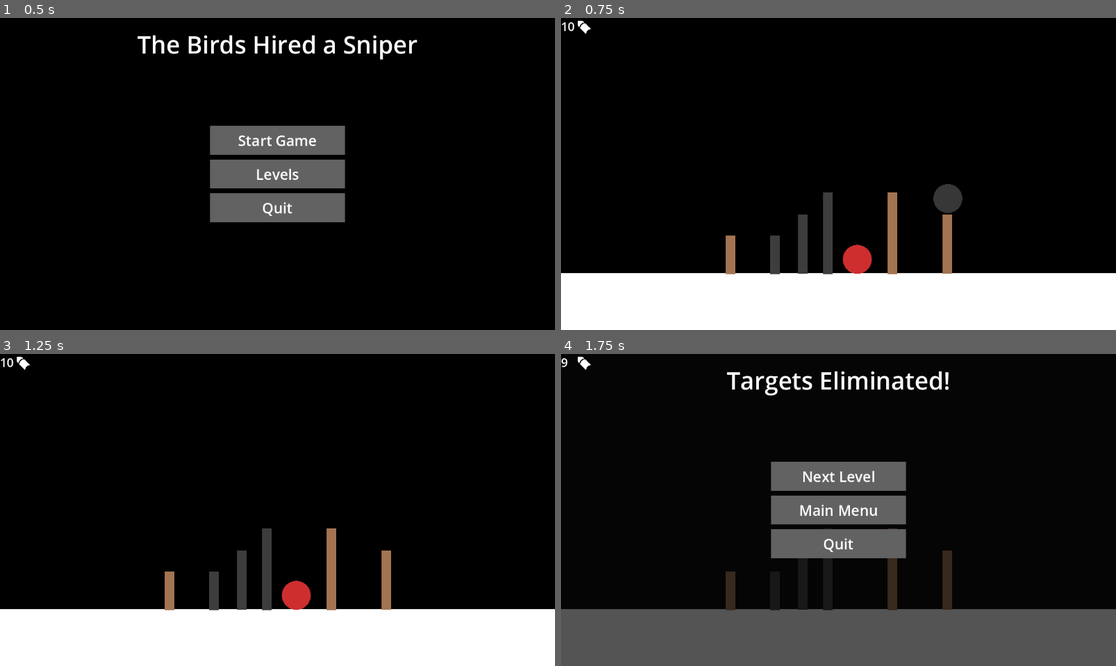
Above: before the commit, frames 1-4 (two rows, left to right).
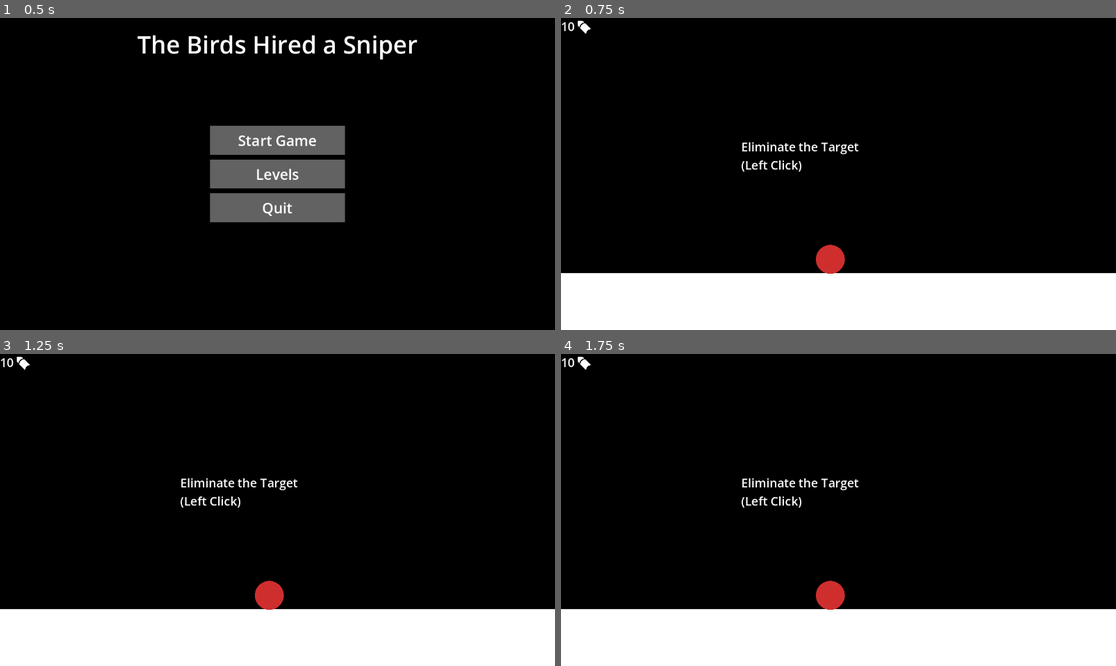
Above: after the commit, the same moments.

Repository: 101zh/jumpstart
Game: Godot game, scene res://gameobjects/MainMenu.tscn
Two runs of this game, one before a commit and one after it. Both use one fixed random seed, a clock stepped at 60 frames per second and the inputs below.
Inputs (mouse positions are in pixels of both pictures, inside the frame that each line leads up to):
- Up to frame 1 (0.5 s): no input
- Up to frame 2 (0.75 s): click "Start Game" at 0.5 s
- Up to frame 3 (1.25 s): no input
- Up to frame 4 (1.75 s): tap Enter at 1.25 s; move the mouse to (855, 594) at 1.27 s; click (855, 594) at 1.42 s

Frame 1 is identical in both runs. In frame 2, 3.5% of the frame differs, in the area x 29-73%, y 39-83%; in frame 3, 3.1%; in frame 4, 27%, in the area x 0-100%, y 1-100%.

Commit message:
create some levels

Diff:
--- a/scenes/Levels/1.tscn
+++ b/scenes/Levels/1.tscn
@@ -1,16 +1,9 @@
-[gd_scene load_steps=14 format=3 uid="uid://xyfc5y0ojsgh"]
+[gd_scene load_steps=7 format=3 uid="uid://xyfc5y0ojsgh"]
 
 [ext_resource type="PackedScene" uid="uid://dk3m8yiyy7mbs" path="res://gameobjects/Enemy.tscn" id="1_0d6la"]
 [ext_resource type="PackedScene" uid="uid://hp67lgdqe4o0" path="res://gameobjects/PauseMenu.tscn" id="1_uo1kc"]
-[ext_resource type="PackedScene" uid="uid://d0mdlixr700io" path="res://gameobjects/Logs/LongLog.tscn" id="3_iscks"]
 [ext_resource type="PackedScene" uid="uid://dj0i3ilb0em5e" path="res://gameobjects/LevelCompleteMenu.tscn" id="5_tmr42"]
 [ext_resource type="Texture2D" uid="uid://cqkpstk3ab03o" path="res://scripts/bullet_icon.png" id="6_fua1t"]
-[ext_resource type="PackedScene" uid="uid://se5tqd4uybrx" path="res://gameobjects/Logs/MediumLog.tscn" id="6_ob4th"]
-[ext_resource type="PackedScene" uid="uid://sbwpjuxunt7m" path="res://gameobjects/ShieldedEnemy.tscn" id="7_2lpc5"]
-[ext_resource type="PackedScene" uid="uid://dg3txsdel0lyq" path="res://gameobjects/Logs/ShieldedLongLog.tscn" id="7_d1fr2"]
-[ext_resource type="PackedScene" uid="uid://cij0pk5ot36v5" path="res://gameobjects/Logs/ShieldedMediumLog.tscn" id="8_m56h5"]
-[ext_resource type="PackedScene" uid="uid://bvne8qxuy3qxb" path="res://gameobjects/Logs/ShieldedShortLog.tscn" id="9_y8faq"]
-[ext_resource type="PackedScene" uid="uid://cedn7npun3ndo" path="res://gameobjects/Logs/ShortLog.tscn" id="10_44aji"]
 
 [sub_resource type="CanvasTexture" id="CanvasTexture_myinc"]
 
@@ -19,6 +12,15 @@
 [node name="Node2D" type="Node2D"]
 
 [node name="CanvasLayer" type="CanvasLayer" parent="."]
+
+[node name="Message" type="Label" parent="CanvasLayer"]
+offset_left = 374.0
+offset_top = 250.0
+offset_right = 722.0
+offset_bottom = 362.0
+theme_override_font_sizes/font_size = 25
+text = "Eliminate the Target
+(Left Click)"
 
 [node name="LevelCompleteMenu" parent="CanvasLayer" instance=ExtResource("5_tmr42")]
 bullet_count = 10
@@ -56,25 +58,4 @@
 shape = SubResource("WorldBoundaryShape2D_myinc")
 
 [node name="Enemy" parent="." instance=ExtResource("1_0d6la")]
-position = Vector2(615, 495)
-
-[node name="Log" parent="." instance=ExtResource("3_iscks")]
-position = Vector2(688, 437)
-
-[node name="Log2" parent="." instance=ExtResource("6_ob4th")]
-position = Vector2(802, 467)
-
-[node name="Log3" parent="." instance=ExtResource("7_d1fr2")]
-position = Vector2(554, 439)
-
-[node name="Log4" parent="." instance=ExtResource("8_m56h5")]
-position = Vector2(502, 463)
-
-[node name="Log5" parent="." instance=ExtResource("9_y8faq")]
-position = Vector2(444, 484)
-
-[node name="Log6" parent="." instance=ExtResource("10_44aji")]
-position = Vector2(352, 482)
-
-[node name="ShieldedEnemy" parent="." instance=ExtResource("7_2lpc5")]
-position = Vector2(803, 357)
+position = Vector2(559, 495)
--- /dev/null
+++ b/scenes/Levels/2.tscn
@@ -0,0 +1,78 @@
+[gd_scene load_steps=8 format=3 uid="uid://dk881hjb8h05j"]
+
+[ext_resource type="PackedScene" uid="uid://dj0i3ilb0em5e" path="res://gameobjects/LevelCompleteMenu.tscn" id="1_kq1h3"]
+[ext_resource type="PackedScene" uid="uid://hp67lgdqe4o0" path="res://gameobjects/PauseMenu.tscn" id="2_n2hil"]
+[ext_resource type="Texture2D" uid="uid://cqkpstk3ab03o" path="res://scripts/bullet_icon.png" id="3_qt8dm"]
+[ext_resource type="PackedScene" uid="uid://sbwpjuxunt7m" path="res://gameobjects/ShieldedEnemy.tscn" id="4_kq1h3"]
+
+[sub_resource type="CanvasTexture" id="CanvasTexture_myinc"]
+
+[sub_resource type="WorldBoundaryShape2D" id="WorldBoundaryShape2D_myinc"]
+
+[sub_resource type="RectangleShape2D" id="RectangleShape2D_kq1h3"]
+size = Vector2(1425.86, 155.429)
+
+[node name="Node2D" type="Node2D"]
+
+[node name="CanvasLayer" type="CanvasLayer" parent="."]
+
+[node name="Message" type="Label" parent="CanvasLayer"]
+offset_left = 110.0
+offset_top = 248.0
+offset_right = 453.0
+offset_bottom = 321.0
+theme_override_font_sizes/font_size = 25
+text = "This one's wearing a shield.
+Drop'm"
+
+[node name="LevelCompleteMenu" parent="CanvasLayer" instance=ExtResource("1_kq1h3")]
+bullet_count = 10
+
+[node name="PauseMenu" parent="CanvasLayer" instance=ExtResource("2_n2hil")]
+visible = false
+
+[node name="BulletNumber" type="Label" parent="CanvasLayer"]
+offset_right = 137.0
+offset_bottom = 50.0
+theme_override_font_sizes/font_size = 25
+text = "1"
+
+[node name="BulletIcon" type="Sprite2D" parent="CanvasLayer"]
+position = Vector2(48, 19)
+texture = ExtResource("3_qt8dm")
+
+[node name="Background" type="Sprite2D" parent="."]
+modulate = Color(0, 0, 0, 1)
+z_index = -10
+position = Vector2(573, 291)
+scale = Vector2(1246, 682)
+texture = SubResource("CanvasTexture_myinc")
+
+[node name="Ground" type="Sprite2D" parent="."]
+position = Vector2(540, 622.75)
+scale = Vector2(1450, 184.5)
+texture = SubResource("CanvasTexture_myinc")
+
+[node name="StaticBody2D" type="StaticBody2D" parent="Ground"]
+position = Vector2(0.0131034, -0.49729)
+scale = Vector2(0.000689655, 0.00542006)
+
+[node name="CollisionShape2D" type="CollisionShape2D" parent="Ground/StaticBody2D"]
+shape = SubResource("WorldBoundaryShape2D_myinc")
+
+[node name="Ground2" type="Sprite2D" parent="."]
+position = Vector2(930, 545)
+scale = Vector2(638, 340)
+texture = SubResource("CanvasTexture_myinc")
+
+[node name="StaticBody2D" type="StaticBody2D" parent="Ground2"]
+position = Vector2(0.0131034, -0.49729)
+scale = Vector2(0.000689655, 0.00542006)
+
+[node name="CollisionShape2D" type="CollisionShape2D" parent="Ground2/StaticBody2D"]
+position = Vector2(-29.6589, 77.5249)
+scale = Vector2(1, 1)
+shape = SubResource("RectangleShape2D_kq1h3")
+
+[node name="ShieldedEnemy" parent="." instance=ExtResource("4_kq1h3")]
+position = Vector2(621, 341)
--- /dev/null
+++ b/scenes/Levels/3.tscn
@@ -0,0 +1,103 @@
+[gd_scene load_steps=9 format=3 uid="uid://cugf2sdhbnn52"]
+
+[ext_resource type="Texture2D" uid="uid://cqkpstk3ab03o" path="res://scripts/bullet_icon.png" id="3_8e26i"]
+[ext_resource type="PackedScene" uid="uid://hp67lgdqe4o0" path="res://gameobjects/PauseMenu.tscn" id="4_2pdtq"]
+[ext_resource type="PackedScene" uid="uid://sbwpjuxunt7m" path="res://gameobjects/ShieldedEnemy.tscn" id="4_witni"]
+[ext_resource type="PackedScene" uid="uid://dj0i3ilb0em5e" path="res://gameobjects/LevelCompleteMenu.tscn" id="5_cav1m"]
+[ext_resource type="PackedScene" uid="uid://d0mdlixr700io" path="res://gameobjects/Logs/LongLog.tscn" id="5_witni"]
+
+[sub_resource type="CanvasTexture" id="CanvasTexture_myinc"]
+
+[sub_resource type="WorldBoundaryShape2D" id="WorldBoundaryShape2D_myinc"]
+
+[sub_resource type="CanvasTexture" id="CanvasTexture_8e26i"]
+
+[node name="Node2D" type="Node2D"]
+
+[node name="CanvasLayer" type="CanvasLayer" parent="."]
+
+[node name="Message" type="Label" parent="CanvasLayer"]
+offset_left = 110.0
+offset_top = 248.0
+offset_right = 453.0
+offset_bottom = 315.0
+theme_override_font_sizes/font_size = 25
+text = "Drop'm again"
+
+[node name="LevelCompleteMenu" parent="CanvasLayer" instance=ExtResource("5_cav1m")]
+bullet_count = 10
+
+[node name="PauseMenu" parent="CanvasLayer" instance=ExtResource("4_2pdtq")]
+visible = false
+
+[node name="BulletNumber" type="Label" parent="CanvasLayer"]
+offset_right = 137.0
+offset_bottom = 50.0
+theme_override_font_sizes/font_size = 25
+text = "1"
+
+[node name="BulletIcon" type="Sprite2D" parent="CanvasLayer"]
+position = Vector2(48, 19)
+texture = ExtResource("3_8e26i")
+
+[node name="Background" type="Sprite2D" parent="."]
+modulate = Color(0, 0, 0, 1)
+z_index = -10
+position = Vector2(573, 291)
+scale = Vector2(1246, 682)
+texture = SubResource("CanvasTexture_myinc")
+
+[node name="Ground" type="Sprite2D" parent="."]
+position = Vector2(540, 622.75)
+scale = Vector2(1450, 184.5)
+texture = SubResource("CanvasTexture_myinc")
+
+[node name="StaticBody2D" type="StaticBody2D" parent="Ground"]
+position = Vector2(0.0131034, -0.49729)
+scale = Vector2(0.000689655, 0.00542006)
+
+[node name="CollisionShape2D" type="CollisionShape2D" parent="Ground/StaticBody2D"]
+shape = SubResource("WorldBoundaryShape2D_myinc")
+
+[node name="StaticBody2D" type="StaticBody2D" parent="."]
+position = Vector2(607, 81)
+
+[node name="Sprite2D" type="Sprite2D" parent="StaticBody2D"]
+position = Vector2(8.25006, 93.1249)
+scale = Vector2(17.5001, 187.25)
+texture = SubResource("CanvasTexture_8e26i")
+
+[node name="Sprite2D6" type="Sprite2D" parent="StaticBody2D"]
+position = Vector2(119, -79.9999)
+scale = Vector2(17.5001, 187.25)
+texture = SubResource("CanvasTexture_8e26i")
+
+[node name="Sprite2D3" type="Sprite2D" parent="StaticBody2D"]
+position = Vector2(228, 92.7499)
+scale = Vector2(17.5001, 187.25)
+texture = SubResource("CanvasTexture_8e26i")
+
+[node name="Sprite2D2" type="Sprite2D" parent="StaticBody2D"]
+position = Vector2(117.75, 8.12499)
+scale = Vector2(236.5, 17.25)
+texture = SubResource("CanvasTexture_8e26i")
+
+[node name="Sprite2D4" type="Sprite2D" parent="StaticBody2D"]
+position = Vector2(22.3752, 177.75)
+scale = Vector2(45.2499, 17.25)
+texture = SubResource("CanvasTexture_8e26i")
+
+[node name="Sprite2D5" type="Sprite2D" parent="StaticBody2D"]
+position = Vector2(214.625, 177.75)
+scale = Vector2(43.2499, 17.25)
+texture = SubResource("CanvasTexture_8e26i")
+
+[node name="CollisionPolygon2D" type="CollisionPolygon2D" parent="StaticBody2D"]
+polygon = PackedVector2Array(-1, -1, -1, 187, 44, 186, 44, 169, 18, 170, 17, 16, 219, 16, 220, 169, 192, 170, 194, 186, 236, 186, 236, -1)
+
+[node name="ShieldedEnemy" parent="." instance=ExtResource("4_witni")]
+position = Vector2(725, 194)
+
+[node name="Log" parent="." instance=ExtResource("5_witni")]
+position = Vector2(722, 238)
+rotation = 1.5708
--- /dev/null
+++ b/scenes/Levels/4.tscn
@@ -0,0 +1,81 @@
+[gd_scene load_steps=9 format=3 uid="uid://dh856ni2i8a00"]
+
+[ext_resource type="PackedScene" uid="uid://dj0i3ilb0em5e" path="res://gameobjects/LevelCompleteMenu.tscn" id="1_r6aoa"]
+[ext_resource type="PackedScene" uid="uid://hp67lgdqe4o0" path="res://gameobjects/PauseMenu.tscn" id="2_nqtln"]
+[ext_resource type="Texture2D" uid="uid://cqkpstk3ab03o" path="res://scripts/bullet_icon.png" id="3_vloth"]
+[ext_resource type="PackedScene" uid="uid://sbwpjuxunt7m" path="res://gameobjects/ShieldedEnemy.tscn" id="4_1cs4k"]
+[ext_resource type="PackedScene" uid="uid://dg3txsdel0lyq" path="res://gameobjects/Logs/ShieldedLongLog.tscn" id="5_r6aoa"]
+
+[sub_resource type="CanvasTexture" id="CanvasTexture_myinc"]
+
+[sub_resource type="WorldBoundaryShape2D" id="WorldBoundaryShape2D_myinc"]
+
+[sub_resource type="RectangleShape2D" id="RectangleShape2D_kq1h3"]
+size = Vector2(1446.32, 155.429)
+
+[node name="Node2D" type="Node2D"]
+
+[node name="CanvasLayer" type="CanvasLayer" parent="."]
+
+[node name="Message" type="Label" parent="CanvasLayer"]
+offset_left = 694.0
+offset_top = 103.0
+offset_right = 1037.0
+offset_bottom = 176.0
+theme_override_font_sizes/font_size = 25
+text = "This log won't break.
+Drop it on'm again"
+
+[node name="LevelCompleteMenu" parent="CanvasLayer" instance=ExtResource("1_r6aoa")]
+bullet_count = 10
+
+[node name="PauseMenu" parent="CanvasLayer" instance=ExtResource("2_nqtln")]
+visible = false
+
+[node name="BulletNumber" type="Label" parent="CanvasLayer"]
+offset_right = 137.0
+offset_bottom = 50.0
+theme_override_font_sizes/font_size = 25
+text = "1"
+
+[node name="BulletIcon" type="Sprite2D" parent="CanvasLayer"]
+position = Vector2(48, 19)
+texture = ExtResource("3_vloth")
+
+[node name="Background" type="Sprite2D" parent="."]
+modulate = Color(0, 0, 0, 1)
+z_index = -10
+position = Vector2(573, 291)
+scale = Vector2(1246, 682)
+texture = SubResource("CanvasTexture_myinc")
+
+[node name="Ground" type="Sprite2D" parent="."]
+position = Vector2(540, 622.75)
+scale = Vector2(1450, 184.5)
+texture = SubResource("CanvasTexture_myinc")
+
+[node name="StaticBody2D" type="StaticBody2D" parent="Ground"]
+position = Vector2(0.0131034, -0.49729)
+scale = Vector2(0.000689655, 0.00542006)
+
+[node name="CollisionShape2D" type="CollisionShape2D" parent="Ground/StaticBody2D"]
+shape = SubResource("WorldBoundaryShape2D_myinc")
+
+[node name="Ground2" type="Sprite2D" parent="."]
+position = Vector2(181, 532)
+scale = Vector2(638, 340)
+texture = SubResource("CanvasTexture_myinc")
+
+[node name="StaticBody2D" type="StaticBody2D" parent="Ground2"]
+position = Vector2(0.0131034, -0.49729)
+scale = Vector2(0.000689655, 0.00542006)
+
+[node name="CollisionShape2D" type="CollisionShape2D" parent="Ground2/StaticBody2D"]
+position = Vector2(-19.4307, 77.5249)
+shape = SubResource("RectangleShape2D_kq1h3")
+
+[node name="ShieldedEnemy" parent="." instance=ExtResource("4_1cs4k")]
+position = Vector2(607, 500)
+
+[node name="Log" parent="." instance=ExtResource("5_r6aoa")]
+position = Vector2(488, 276)
--- /dev/null
+++ b/scenes/Levels/5.tscn
@@ -0,0 +1,134 @@
+[gd_scene load_steps=10 format=3 uid="uid://ywmg766hwc78"]
+
+[ext_resource type="PackedScene" uid="uid://dj0i3ilb0em5e" path="res://gameobjects/LevelCompleteMenu.tscn" id="1_ihb1o"]
+[ext_resource type="PackedScene" uid="uid://hp67lgdqe4o0" path="res://gameobjects/PauseMenu.tscn" id="2_gib0q"]
+[ext_resource type="Texture2D" uid="uid://cqkpstk3ab03o" path="res://scripts/bullet_icon.png" id="3_bpyfk"]
+[ext_resource type="PackedScene" uid="uid://d0mdlixr700io" path="res://gameobjects/Logs/LongLog.tscn" id="4_gib0q"]
+[ext_resource type="PackedScene" uid="uid://dk3m8yiyy7mbs" path="res://gameobjects/Enemy.tscn" id="6_gib0q"]
+
+[sub_resource type="CanvasTexture" id="CanvasTexture_myinc"]
+
+[sub_resource type="WorldBoundaryShape2D" id="WorldBoundaryShape2D_myinc"]
+
+[sub_resource type="RectangleShape2D" id="RectangleShape2D_kq1h3"]
+size = Vector2(1446.32, 155.429)
+
+[sub_resource type="CanvasTexture" id="CanvasTexture_ihb1o"]
+
+[node name="Node2D" type="Node2D"]
+
+[node name="CanvasLayer" type="CanvasLayer" parent="."]
+
+[node name="Message" type="Label" parent="CanvasLayer"]
+offset_left = 103.0
+offset_top = 88.0
+offset_right = 409.0
+offset_bottom = 161.0
+theme_override_font_sizes/font_size = 25
+text = "Remember to check how
+many bullets you have"
+
+[node name="LevelCompleteMenu" parent="CanvasLayer" instance=ExtResource("1_ihb1o")]
+bullet_count = 4
+
+[node name="PauseMenu" parent="CanvasLayer" instance=ExtResource("2_gib0q")]
+visible = false
+
+[node name="BulletNumber" type="Label" parent="CanvasLayer"]
+offset_right = 137.0
+offset_bottom = 50.0
+theme_override_font_sizes/font_size = 25
+text = "1"
+
+[node name="BulletIcon" type="Sprite2D" parent="CanvasLayer"]
+position = Vector2(48, 19)
+texture = ExtResource("3_bpyfk")
+
+[node name="Background" type="Sprite2D" parent="."]
+modulate = Color(0, 0, 0, 1)
+z_index = -10
+position = Vector2(573, 291)
+scale = Vector2(1246, 682)
+texture = SubResource("CanvasTexture_myinc")
+
+[node name="Ground" type="Sprite2D" parent="."]
+position = Vector2(540, 622.75)
+scale = Vector2(1450, 184.5)
+texture = SubResource("CanvasTexture_myinc")
+
+[node name="StaticBody2D" type="StaticBody2D" parent="Ground"]
+position = Vector2(0.0131034, -0.49729)
+scale = Vector2(0.000689655, 0.00542006)
+
+[node name="CollisionShape2D" type="CollisionShape2D" parent="Ground/StaticBody2D"]
+shape = SubResource("WorldBoundaryShape2D_myinc")
+
+[node name="Ground2" type="Sprite2D" parent="."]
+position = Vector2(181, 532)
+scale = Vector2(638, 340)
+texture = SubResource("CanvasTexture_myinc")
+
+[node name="StaticBody2D" type="StaticBody2D" parent="Ground2"]
+position = Vector2(0.0131034, -0.49729)
+scale = Vector2(0.000689655, 0.00542006)
+
+[node name="CollisionShape2D" type="CollisionShape2D" parent="Ground2/StaticBody2D"]
+position = Vector2(-19.4307, 77.5249)
+shape = SubResource("RectangleShape2D_kq1h3")
+
+[node name="Log2" parent="." instance=ExtResource("4_gib0q")]
+position = Vector2(726, 237)
+rotation = 1.5708
+
+[node name="Log3" parent="." instance=ExtResource("4_gib0q")]
+position = Vector2(726, 216)
+rotation = 1.5708
+
+[node name="Log4" parent="." instance=ExtResource("4_gib0q")]
+position = Vector2(726, 195)
+rotation = 1.5708
+
+[node name="StaticBody2D" type="StaticBody2D" parent="."]
+position = Vector2(607, 81)
+
+[node name="Sprite2D" type="Sprite2D" parent="StaticBody2D"]
+position = Vector2(8.25006, 93.1249)
+scale = Vector2(17.5001, 187.25)
+texture = SubResource("CanvasTexture_ihb1o")
+
+[node name="Sprite2D6" type="Sprite2D" parent="StaticBody2D"]
+position = Vector2(119, -79.9999)
+scale = Vector2(17.5001, 187.25)
+texture = SubResource("CanvasTexture_ihb1o")
+
+[node name="Sprite2D3" type="Sprite2D" parent="StaticBody2D"]
+position = Vector2(228, 92.7499)
+scale = Vector2(17.5001, 187.25)
+texture = SubResource("CanvasTexture_ihb1o")
+
+[node name="Sprite2D2" type="Sprite2D" parent="StaticBody2D"]
+position = Vector2(117.75, 8.12499)
+scale = Vector2(236.5, 17.25)
+texture = SubResource("CanvasTexture_ihb1o")
+
+[node name="Sprite2D4" type="Sprite2D" parent="StaticBody2D"]
+position = Vector2(22.3752, 177.75)
+scale = Vector2(45.2499, 17.25)
+texture = SubResource("CanvasTexture_ihb1o")
+
+[node name="Sprite2D5" type="Sprite2D" parent="StaticBody2D"]
+position = Vector2(214.625, 177.75)
+scale = Vector2(43.2499, 17.25)
+texture = SubResource("CanvasTexture_ihb1o")
+
+[node name="CollisionPolygon2D" type="CollisionPolygon2D" parent="StaticBody2D"]
+polygon = PackedVector2Array(-1, -1, -1, 187, 44, 186, 44, 169, 18, 170, 17, 16, 219, 16, 220, 169, 192, 170, 194, 186, 236, 186, 236, -1)
+
+[node name="Enemy" parent="." instance=ExtResource("6_gib0q")]
+position = Vector2(726, 153)
+
+[node name="Enemy2" parent="." instance=ExtResource("6_gib0q")]
+position = Vector2(479, 331)
+
+[node name="Enemy3" parent="." instance=ExtResource("6_gib0q")]
+position = Vector2(980, 498)
--- /dev/null
+++ b/scenes/Levels/Testing.tscn
@@ -0,0 +1,80 @@
+[gd_scene load_steps=14 format=3 uid="uid://qmvnncbo7gdc"]
+
+[ext_resource type="PackedScene" uid="uid://dj0i3ilb0em5e" path="res://gameobjects/LevelCompleteMenu.tscn" id="1_dp14p"]
+[ext_resource type="PackedScene" uid="uid://hp67lgdqe4o0" path="res://gameobjects/PauseMenu.tscn" id="2_f35vw"]
+[ext_resource type="Texture2D" uid="uid://cqkpstk3ab03o" path="res://scripts/bullet_icon.png" id="3_wwp8t"]
+[ext_resource type="PackedScene" uid="uid://dk3m8yiyy7mbs" path="res://gameobjects/Enemy.tscn" id="4_lg7gw"]
+[ext_resource type="PackedScene" uid="uid://d0mdlixr700io" path="res://gameobjects/Logs/LongLog.tscn" id="5_22yrv"]
+[ext_resource type="PackedScene" uid="uid://se5tqd4uybrx" path="res://gameobjects/Logs/MediumLog.tscn" id="6_w6gs3"]
+[ext_resource type="PackedScene" uid="uid://dg3txsdel0lyq" path="res://gameobjects/Logs/ShieldedLongLog.tscn" id="7_m6dc1"]
+[ext_resource type="PackedScene" uid="uid://cij0pk5ot36v5" path="res://gameobjects/Logs/ShieldedMediumLog.tscn" id="8_8j0ra"]
+[ext_resource type="PackedScene" uid="uid://bvne8qxuy3qxb" path="res://gameobjects/Logs/ShieldedShortLog.tscn" id="9_7r0o2"]
+[ext_resource type="PackedScene" uid="uid://cedn7npun3ndo" path="res://gameobjects/Logs/ShortLog.tscn" id="10_j3njt"]
+[ext_resource type="PackedScene" uid="uid://sbwpjuxunt7m" path="res://gameobjects/ShieldedEnemy.tscn" id="11_67mdo"]
+
+[sub_resource type="CanvasTexture" id="CanvasTexture_myinc"]
+
+[sub_resource type="WorldBoundaryShape2D" id="WorldBoundaryShape2D_myinc"]
+
+[node name="Node2D" type="Node2D"]
+
+[node name="CanvasLayer" type="CanvasLayer" parent="."]
+
+[node name="LevelCompleteMenu" parent="CanvasLayer" instance=ExtResource("1_dp14p")]
+bullet_count = 10
+
+[node name="PauseMenu" parent="CanvasLayer" instance=ExtResource("2_f35vw")]
+visible = false
+
+[node name="BulletNumber" type="Label" parent="CanvasLayer"]
+offset_right = 137.0
+offset_bottom = 50.0
+theme_override_font_sizes/font_size = 25
+text = "1"
+
+[node name="BulletIcon" type="Sprite2D" parent="CanvasLayer"]
+position = Vector2(48, 19)
+texture = ExtResource("3_wwp8t")
+
+[node name="Background" type="Sprite2D" parent="."]
+modulate = Color(0, 0, 0, 1)
+z_index = -10
+position = Vector2(573, 291)
+scale = Vector2(1246, 682)
+texture = SubResource("CanvasTexture_myinc")
+
+[node name="Ground" type="Sprite2D" parent="."]
+position = Vector2(540, 622.75)
+scale = Vector2(1450, 184.5)
+texture = SubResource("CanvasTexture_myinc")
+
+[node name="StaticBody2D" type="StaticBody2D" parent="Ground"]
+position = Vector2(0.0131034, -0.49729)
+scale = Vector2(0.000689655, 0.00542006)
+
+[node name="CollisionShape2D" type="CollisionShape2D" parent="Ground/StaticBody2D"]
+shape = SubResource("WorldBoundaryShape2D_myinc")
+
+[node name="Enemy" parent="." instance=ExtResource("4_lg7gw")]
+position = Vector2(615, 495)
+
+[node name="Log" parent="." instance=ExtResource("5_22yrv")]
+position = Vector2(688, 437)
+
+[node name="Log2" parent="." instance=ExtResource("6_w6gs3")]
+position = Vector2(802, 467)
+
+[node name="Log3" parent="." instance=ExtResource("7_m6dc1")]
+position = Vector2(554, 439)
+
+[node name="Log4" parent="." instance=ExtResource("8_8j0ra")]
+position = Vector2(502, 463)
+
+[node name="Log5" parent="." instance=ExtResource("9_7r0o2")]
+position = Vector2(444, 484)
+
+[node name="Log6" parent="." instance=ExtResource("10_j3njt")]
+position = Vector2(352, 482)
+
+[node name="ShieldedEnemy" parent="." instance=ExtResource("11_67mdo")]
+position = Vector2(803, 357)
--- a/scripts/GameManager.gd
+++ b/scripts/GameManager.gd
@@ -3,7 +3,7 @@
 var bullets : int = 1;
 var last_scene : String = "res://gameobjects/MainMenu.tscn"
 var pausable : bool = true;
-var level_count : int = 1
+var level_count : int = 10
 
 signal enemyCount
 signal enemyDeath
--- a/scripts/level_manager.gd
+++ b/scripts/level_manager.gd
@@ -37,9 +37,11 @@
 	get_tree().reload_current_scene()
 
 func onZeroBullets() -> void:
+	print("zero bullets")
 	if GameManager.bullets <= 0 and enemies >= 1:
 		await get_tree().create_timer(3, false, false, true).timeout
 		if GameManager.bullets<=0 and enemies>=1:
+			print("level failed")
 			level_failed.show()
 			GameManager.pausable = false
 
